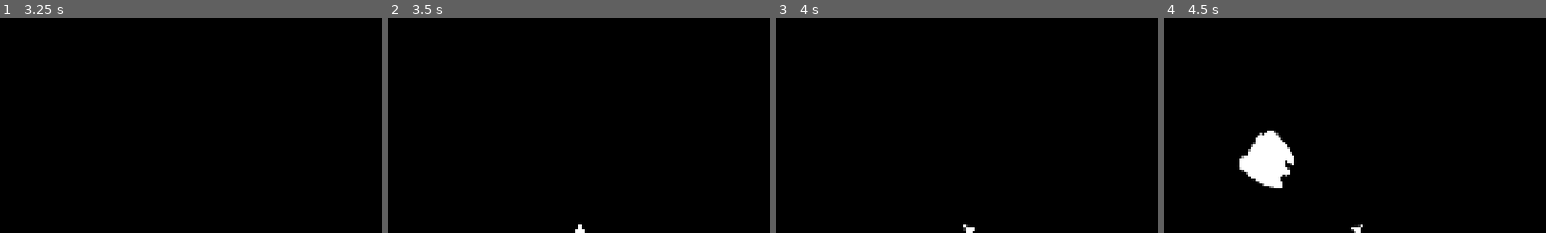
Above: before the commit, frames 1-4 (left to right).
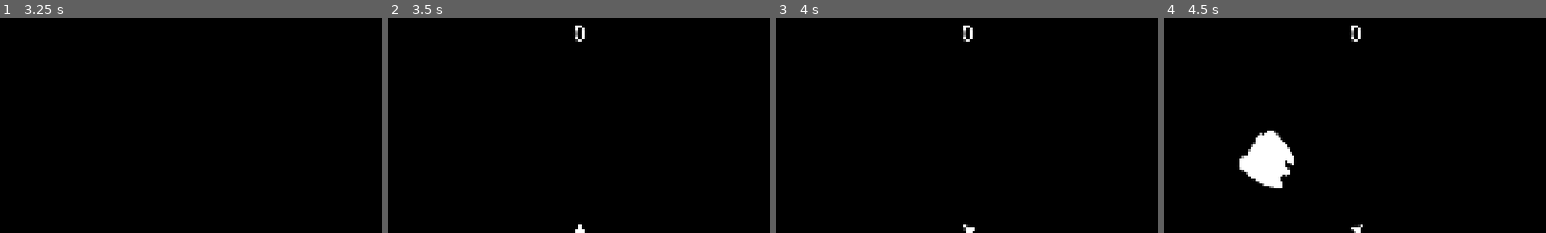
Above: after the commit, the same moments.

Repository: anton2026gamca/avoider
Game: Godot game, scene res://world/main/main.tscn
The game is run twice, just before and just after one commit, with the same random seed, the same clock (stepped at 60 frames per second) and the same inputs.
Inputs:
- Up to frame 1 (3.25 s): hold D (move_right) 0.53-1.28 s; tap Space (shoot) every 0.75 s from 0.6 to 2.85 s; hold S (move_down) 1.28-2.03 s; hold D (move_right) 2.03-2.78 s; tap Enter at 2.75 s; hold W (move_up) from 2.78 s (still down)
- Up to frame 2 (3.5 s): keep holding W (move_up)
- Up to frame 3 (4 s): release W (move_up) at 3.53 s; hold A (move_left) from 3.53 s (still down); tap Space (shoot) at 3.6 s
- Up to frame 4 (4.5 s): keep holding A (move_left); tap Space (shoot) at 4.25, 4.35 s
The pictures show only the part of the screen within x 25-75%, y 1-51%; the shares and areas given below are measured in that part.

Frame 1 is identical in both runs. In frame 2, 0.1% of the frame differs, in the area x 49-52%, y 3-12%; in frame 3, 0.1%; in frame 4, 0.1%.

Commit message:
Add score

Diff:
--- a/src/world/main/main.gd
+++ b/src/world/main/main.gd
@@ -10,17 +10,31 @@
 @export var max_meteoroids: int = 50
 
 @onready var world: Node2D = %World
+
 @onready var player: Player = %Player
 @onready var player_ui: MarginContainer = %PlayerUI
 @onready var player_ui_speed_bar: ProgressBar = %SpeedBar
 
+@onready var score_label: Label = %ScoreLabel
+@onready var score_animation_player: AnimationPlayer = %ScoreAnimationPlayer
+
 var spawn_timer: float = 0.0
+
+var score: int = 0:
+	set(value):
+		if value > score and score_animation_player:
+			score_animation_player.play("Add" + str(randi_range(1, 2)))
+		if score_label:
+			get_tree().create_timer(0.1, false).timeout.connect(func() -> void: score_label.text = str(value))
+		score = value
+	get: return score
 
 
 func _ready() -> void:
 	get_tree().paused = true
 	player.visible = false
 	player_ui.visible = false
+	score_label.text = "0"
 
 func _process(delta: float) -> void:
 	spawn_timer += delta
@@ -36,7 +50,7 @@
 func spawn_meteoroid() -> void:
 	if not player:
 		return
-	var m: RigidBody2D = meteoroid_scene.instantiate()
+	var m: Meteoroid = meteoroid_scene.instantiate()
 	var angle = randf() * TAU
 	var offset = Vector2(cos(angle), sin(angle)) * spawn_distance
 	m.position = player.global_position + offset
@@ -45,13 +59,13 @@
 	var initial_velocity = Vector2(cos(velocity_angle), sin(velocity_angle)) * velocity_magnitude
 	m.linear_velocity = initial_velocity
 	m.angular_velocity = randf_range(-2.0, 2.0)
+	m.destroyed.connect(_on_meteoroid_destroyed)
 	world.add_child(m)
 
 func countdown_finish() -> void:
 	get_tree().paused = false
 	player.visible = true
 	player_ui.visible = true
-
 
 func _on_power_split_changed(values: Dictionary[String, float], group: String) -> void:
 	if group == "Movement" and player:
@@ -61,3 +75,6 @@
 	elif group == "Shields" and player:
 		player.shields_capacity_multiplier = values.get("Capacity", 1.0)
 		player.shields_recharge_rate_multiplier = values.get("Recharge", 1.0)
+
+func _on_meteoroid_destroyed() -> void:
+	score += 50
--- a/src/world/main/main.tscn
+++ b/src/world/main/main.tscn
@@ -9,6 +9,132 @@
 [ext_resource type="AudioStream" uid="uid://dotdwwscbkxjc" path="res://assets/audio/countdown_1.wav" id="6_b0skj"]
 [ext_resource type="Script" uid="uid://b1iyuntwrd4b7" path="res://ui/power_split_menu/power_split_setting_data.gd" id="7_7qqmt"]
 [ext_resource type="AudioStream" uid="uid://dimmmlrw1mbqr" path="res://assets/audio/countdown_2.wav" id="7_qux7x"]
+
+[sub_resource type="Animation" id="Animation_7qqmt"]
+length = 0.001
+tracks/0/type = "value"
+tracks/0/imported = false
+tracks/0/enabled = true
+tracks/0/path = NodePath("ScoreParent/ScoreLabel:rotation")
+tracks/0/interp = 1
+tracks/0/loop_wrap = true
+tracks/0/keys = {
+"times": PackedFloat32Array(0),
+"transitions": PackedFloat32Array(1),
+"update": 0,
+"values": [0.0]
+}
+tracks/1/type = "value"
+tracks/1/imported = false
+tracks/1/enabled = true
+tracks/1/path = NodePath("ScoreParent/ScoreLabel:scale")
+tracks/1/interp = 1
+tracks/1/loop_wrap = true
+tracks/1/keys = {
+"times": PackedFloat32Array(0),
+"transitions": PackedFloat32Array(1),
+"update": 0,
+"values": [Vector2(1, 1)]
+}
+tracks/2/type = "value"
+tracks/2/imported = false
+tracks/2/enabled = true
+tracks/2/path = NodePath("ScoreParent/ScoreLabel:position")
+tracks/2/interp = 1
+tracks/2/loop_wrap = true
+tracks/2/keys = {
+"times": PackedFloat32Array(0),
+"transitions": PackedFloat32Array(1),
+"update": 0,
+"values": [Vector2(-230, 0)]
+}
+
+[sub_resource type="Animation" id="Animation_0h05h"]
+resource_name = "Add1"
+length = 0.2
+tracks/0/type = "value"
+tracks/0/imported = false
+tracks/0/enabled = true
+tracks/0/path = NodePath("ScoreParent/ScoreLabel:rotation")
+tracks/0/interp = 1
+tracks/0/loop_wrap = true
+tracks/0/keys = {
+"times": PackedFloat32Array(0, 0.01, 0.19999999),
+"transitions": PackedFloat32Array(1, 1, 1),
+"update": 0,
+"values": [0.0, -0.15358897417550119, 0.0]
+}
+tracks/1/type = "value"
+tracks/1/imported = false
+tracks/1/enabled = true
+tracks/1/path = NodePath("ScoreParent/ScoreLabel:scale")
+tracks/1/interp = 1
+tracks/1/loop_wrap = true
+tracks/1/keys = {
+"times": PackedFloat32Array(0, 0.01, 0.19999999),
+"transitions": PackedFloat32Array(1, 1, 1),
+"update": 0,
+"values": [Vector2(1, 1), Vector2(1.5, 0.8), Vector2(1, 1)]
+}
+tracks/2/type = "value"
+tracks/2/imported = false
+tracks/2/enabled = true
+tracks/2/path = NodePath("ScoreParent/ScoreLabel:position")
+tracks/2/interp = 1
+tracks/2/loop_wrap = true
+tracks/2/keys = {
+"times": PackedFloat32Array(0, 0.01, 0.2),
+"transitions": PackedFloat32Array(1, 1, 1),
+"update": 0,
+"values": [Vector2(-230, 0), Vector2(-230, 50), Vector2(-230, 0)]
+}
+
+[sub_resource type="Animation" id="Animation_06nvy"]
+resource_name = "Add2"
+length = 0.2
+tracks/0/type = "value"
+tracks/0/imported = false
+tracks/0/enabled = true
+tracks/0/path = NodePath("ScoreParent/ScoreLabel:rotation")
+tracks/0/interp = 1
+tracks/0/loop_wrap = true
+tracks/0/keys = {
+"times": PackedFloat32Array(0, 0.01, 0.19999999),
+"transitions": PackedFloat32Array(1, 1, 1),
+"update": 0,
+"values": [0.0, 0.20943951023931956, 0.0]
+}
+tracks/1/type = "value"
+tracks/1/imported = false
+tracks/1/enabled = true
+tracks/1/path = NodePath("ScoreParent/ScoreLabel:scale")
+tracks/1/interp = 1
+tracks/1/loop_wrap = true
+tracks/1/keys = {
+"times": PackedFloat32Array(0, 0.01, 0.19999999),
+"transitions": PackedFloat32Array(1, 1, 1),
+"update": 0,
+"values": [Vector2(1, 1), Vector2(1.8, 0.6), Vector2(1, 1)]
+}
+tracks/2/type = "value"
+tracks/2/imported = false
+tracks/2/enabled = true
+tracks/2/path = NodePath("ScoreParent/ScoreLabel:position")
+tracks/2/interp = 1
+tracks/2/loop_wrap = true
+tracks/2/keys = {
+"times": PackedFloat32Array(0, 0.01, 0.2),
+"transitions": PackedFloat32Array(1, 1, 1),
+"update": 0,
+"values": [Vector2(-230, 0), Vector2(-230, 75), Vector2(-230, 0)]
+}
+
+[sub_resource type="AnimationLibrary" id="AnimationLibrary_w7m80"]
+_data = {
+&"Add1": SubResource("Animation_0h05h"),
+&"Add2": SubResource("Animation_06nvy"),
+&"RESET": SubResource("Animation_7qqmt")
+}
 
 [sub_resource type="StyleBoxFlat" id="StyleBoxFlat_qux7x"]
 bg_color = Color(0.14, 0.14, 0.14, 1)
@@ -347,6 +473,42 @@
 theme_override_constants/margin_right = 10
 theme_override_constants/margin_bottom = 10
 
+[node name="Control" type="Control" parent="UI/PlayerUI"]
+layout_mode = 2
+
+[node name="ScoreParent" type="Control" parent="UI/PlayerUI/Control"]
+layout_mode = 1
+anchors_preset = 5
+anchor_left = 0.5
+anchor_right = 0.5
+offset_left = -20.0
+offset_right = -20.0
+grow_horizontal = 2
+
+[node name="ScoreLabel" type="Label" parent="UI/PlayerUI/Control/ScoreParent"]
+unique_name_in_owner = true
+layout_mode = 1
+anchors_preset = 5
+anchor_left = 0.5
+anchor_right = 0.5
+offset_left = -230.0
+offset_right = 270.0
+offset_bottom = 74.000046
+grow_horizontal = 2
+pivot_offset = Vector2(250, 0)
+theme = ExtResource("5_lquwl")
+theme_override_font_sizes/font_size = 54
+text = "SCORE"
+horizontal_alignment = 1
+vertical_alignment = 1
+
+[node name="ScoreAnimationPlayer" type="AnimationPlayer" parent="UI/PlayerUI/Control/ScoreParent/ScoreLabel"]
+unique_name_in_owner = true
+root_node = NodePath("../../..")
+libraries = {
+&"": SubResource("AnimationLibrary_w7m80")
+}
+
 [node name="HBoxContainer" type="HBoxContainer" parent="UI/PlayerUI"]
 layout_mode = 2
 
--- a/src/world/meteoroid/meteoroid.gd
+++ b/src/world/meteoroid/meteoroid.gd
@@ -10,6 +10,8 @@
 
 @export var random_size_multiplier_min: float = 0.8
 @export var random_size_multiplier_max: float = 1.3
+
+signal destroyed
 
 
 func _ready() -> void:
@@ -44,12 +46,14 @@
 	if collision_layer == 0:
 		return
 	collision_layer = 0
+	collision_mask = 0
 	angular_velocity = 0
 	for line: Line2D in lines:
 		var tween: Tween = get_tree().create_tween()
 		tween.tween_property(line, "position", line.position + Vector2(randi_range(-75, 75), randi_range(-75, 75)), 0.5)
 		tween.set_parallel()
 		tween.tween_property(line, "rotation", line.rotation + deg_to_rad(randf_range(-90, 90)), 0.5)
+	destroyed.emit()
 	await get_tree().create_timer(0.5, false).timeout
 	get_parent().remove_child(self)
 	queue_free()
Not shown: 1 places in src/world/main/main.tscn that only renumber resources
